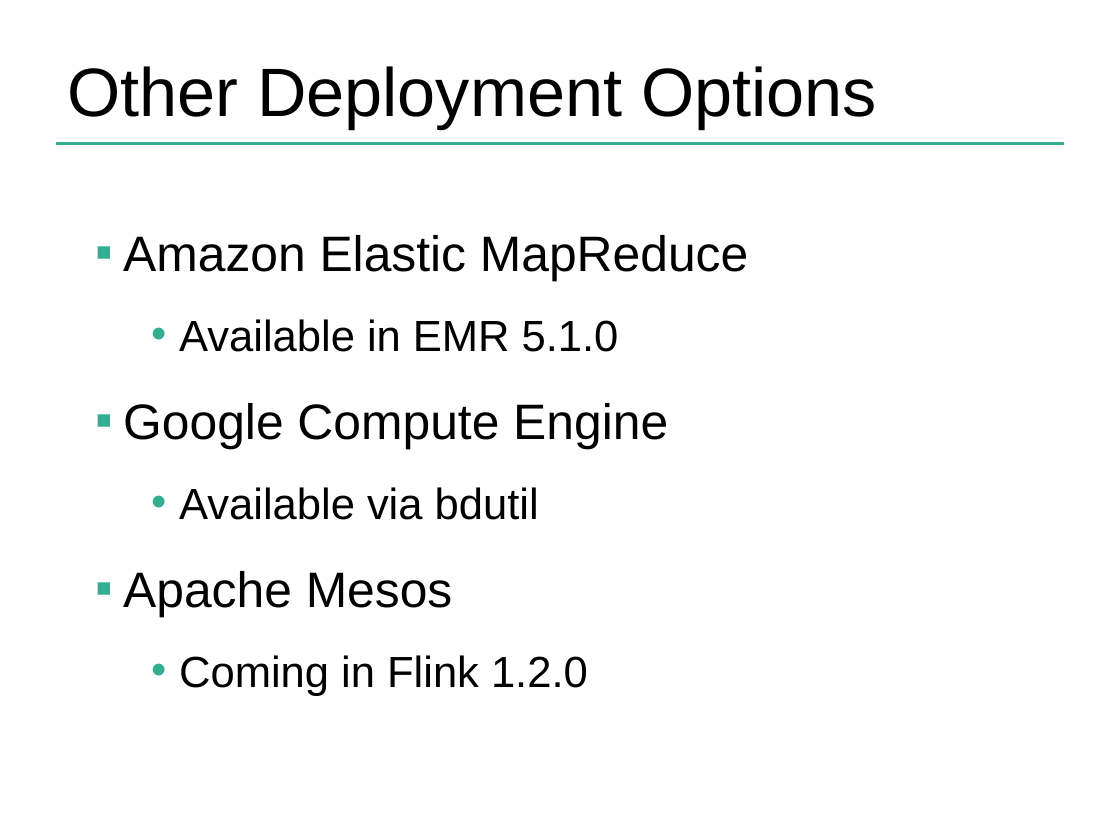
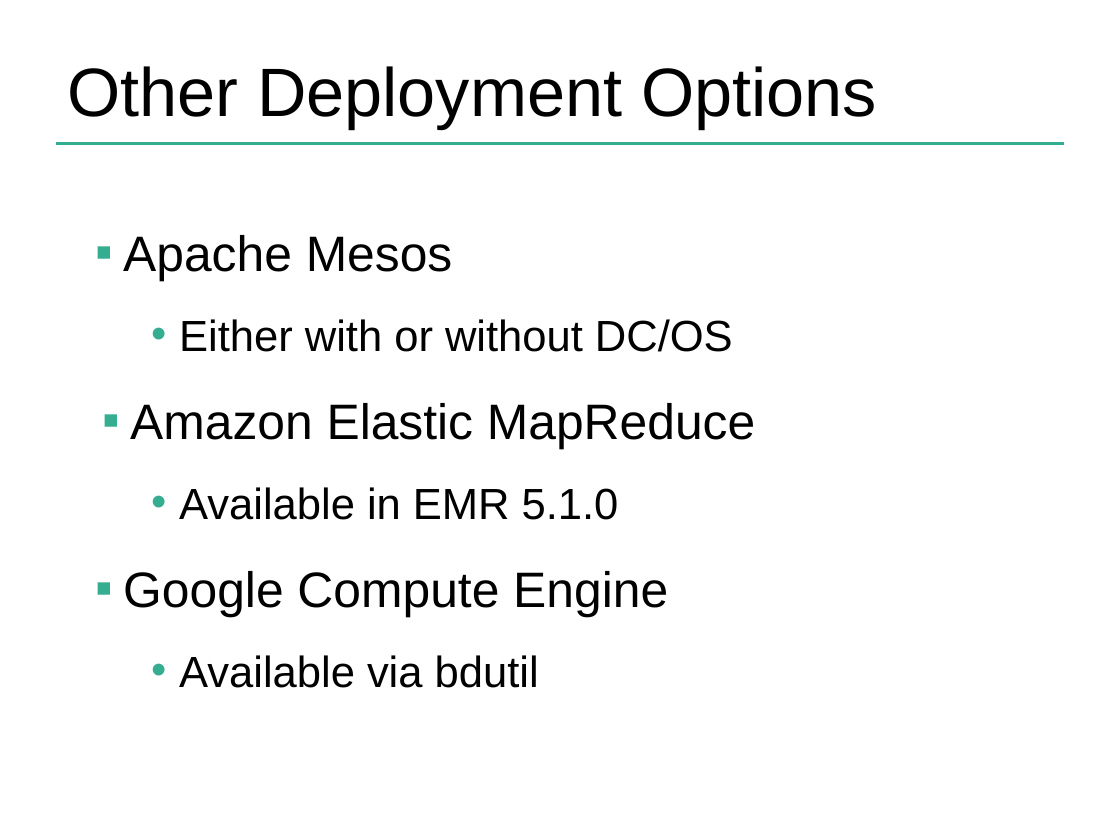
Before and after one commit to dataArtisans/flink-training-web, a slide deck: slide 20 of slides/flink_overview.pptx. Drawn at 1120x840 pixels with LibreOffice and Linux fonts; fonts in the diff are those of the drawing; background and template pictures are left out. Boxes give left, top, right and bottom in pixels: in the first picture for what was removed or moved away, otherwise in the second. Text is boxed around its words. In the diff, an @@ line names an element or a change of style, - is before the commit and + after.

Commit message:
Updated for Flink 1.2

```diff
--- a/slides/flink_overview.pptx
+++ b/slides/flink_overview.pptx
@@ text at [123,235,733,352]: paragraphs added @@
+▪ Apache Mesos
+  • Either with or without DC/OS
@@ text at [130,403,755,449]: indent changed @@
@@ text at [123,571,588,696]: paragraphs removed @@
-▪ Apache Mesos
-  • Coming in Flink 1.2.0
```
Also in this commit, not shown: 5 other slides changed, 14 other files.
